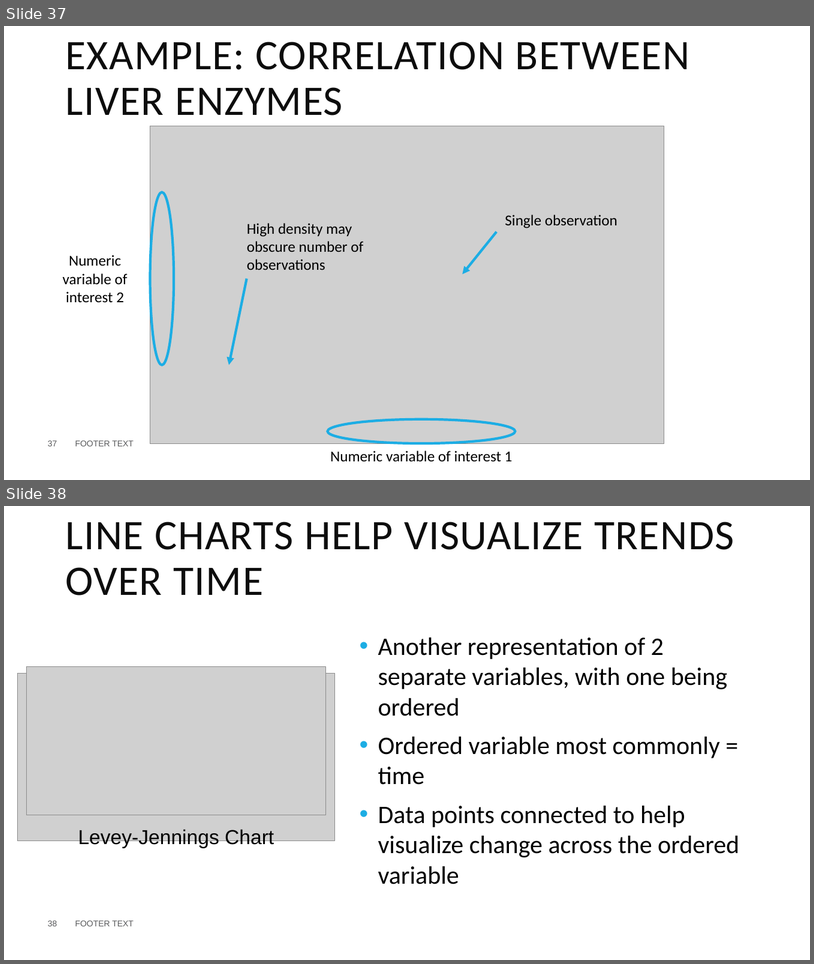
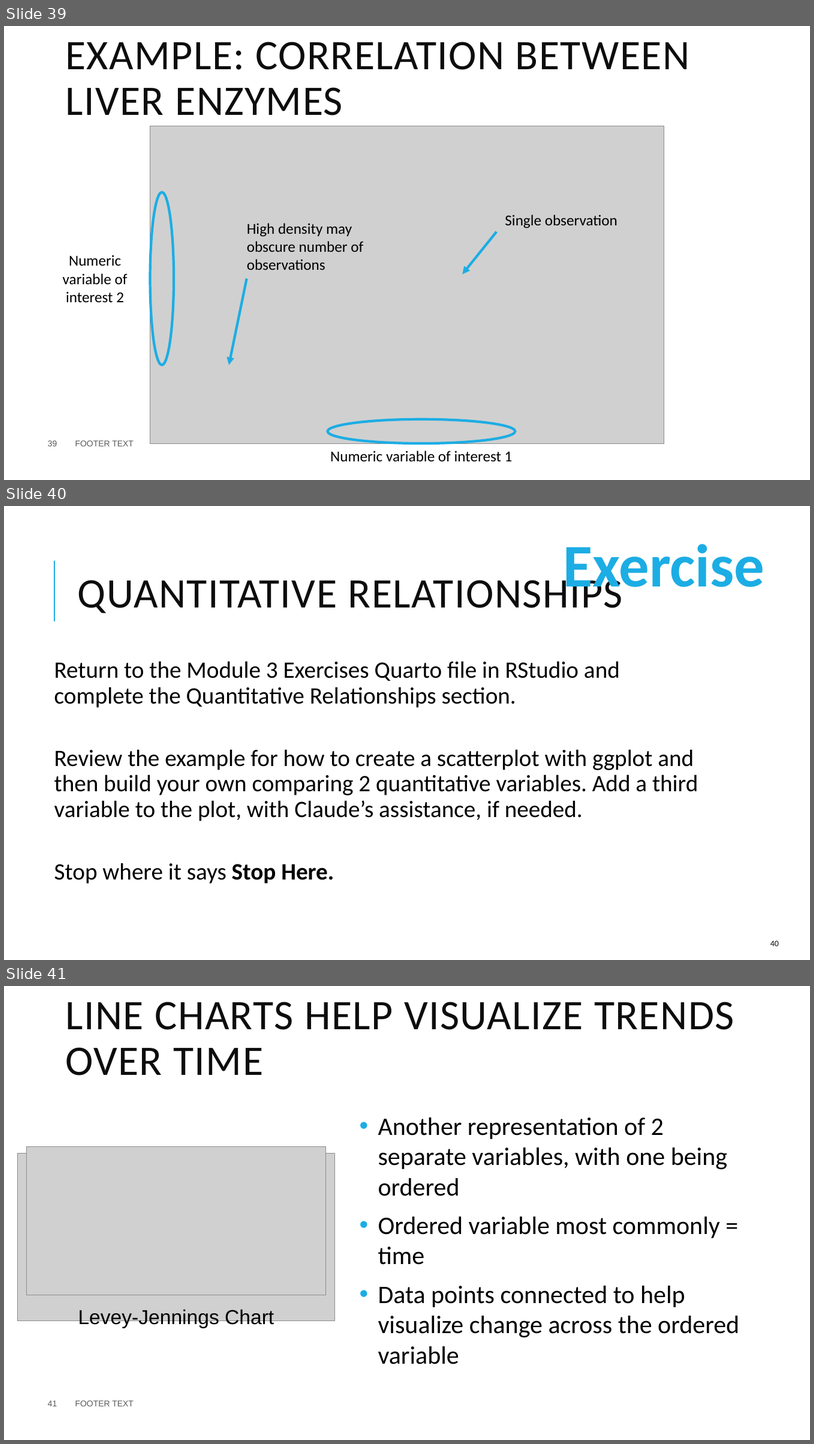
Before and after one commit to pcmathias/MSACL-data-literacy, a slide deck: updates_2026/presentations/module_3_slides.pptx. Shown one above the other, each under a label of ours: slides 37 and 38 before the commit, slides 39, 40 and 41 after it. The pictures are 814x964 and 814x1444 pixels, drawn with LibreOffice and Linux fonts; fonts in the diff are those of the drawing; grey boxes stand for pictures. Boxes give left, top, right and bottom in pixels: in the first picture for what was removed or moved away, otherwise in the second. Text is boxed around its words. In the diff, an @@ line names an element or a change of style, - is before the commit and + after.

Commit message:
module 3 updates

```diff
--- a/updates_2026/presentations/module_3_slides.pptx
+++ b/updates_2026/presentations/module_3_slides.pptx
@@ slide 40 added at (4, 506, 810, 960), background #FFFFFF @@
@@ text added at (563, 544, 765, 601), 72 pt, text #1CADE4, bold @@
+Exercise
@@ line added from (54, 621) to (54, 561), #1CADE4 1.5 pt @@
@@ title added at (78, 573, 623, 613), 50 pt, text #0D0D0D @@
+QUANTITATIVE RELATIONSHIPS
@@ text added at (54, 661, 698, 883), 28 pt, text #000000 @@
+Return to the Module 3 Exercises Quarto file in RStudio and complete the Quantitative Relationships section.
+Review the example for how to create a scatterplot with ggplot and then build your own comparing 2 quantitative variables. Add a third variable to the plot, with Claude’s assistance, if needed.
+Stop where it says Stop Here.
@@ page number added at (771, 940, 779, 946), 10 pt, text #0D0D0D @@
+40
@@ what was slide 37 is now slide 39 @@
@@ page number at (48, 440, 57, 446): text changed @@
-37
+39
@@ what was slide 38 is now slide 41 @@
@@ page number at (48, 1400, 57, 1406): text changed @@
-38
+41
```
Also in this commit, not shown: 2 slides changed, 2 other slides added, 1 other file.
